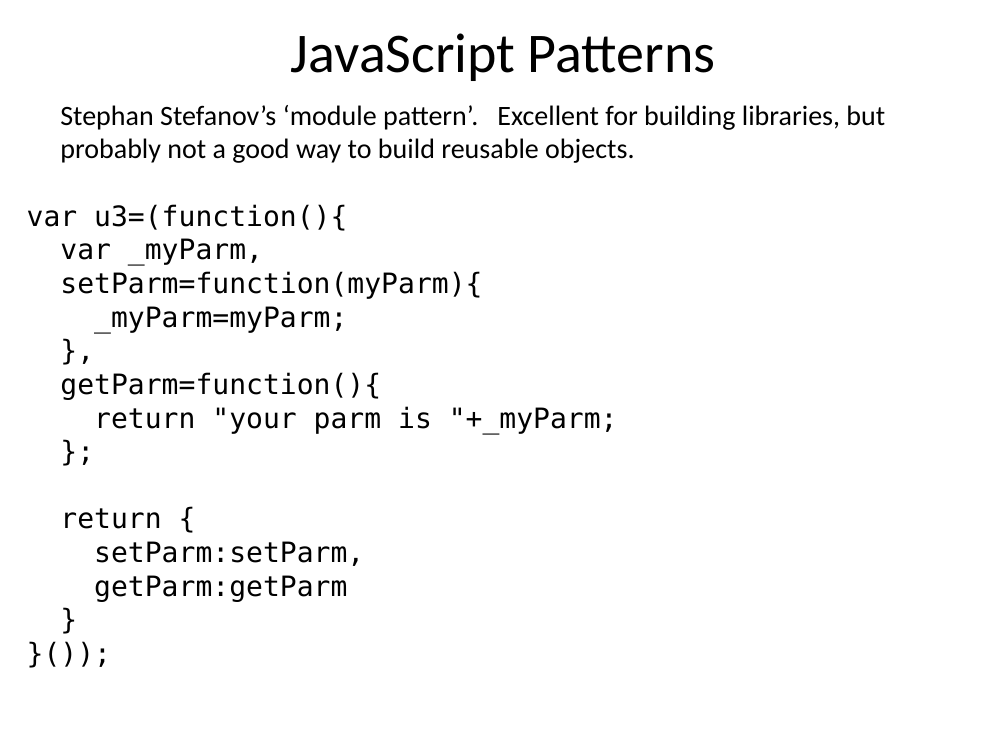
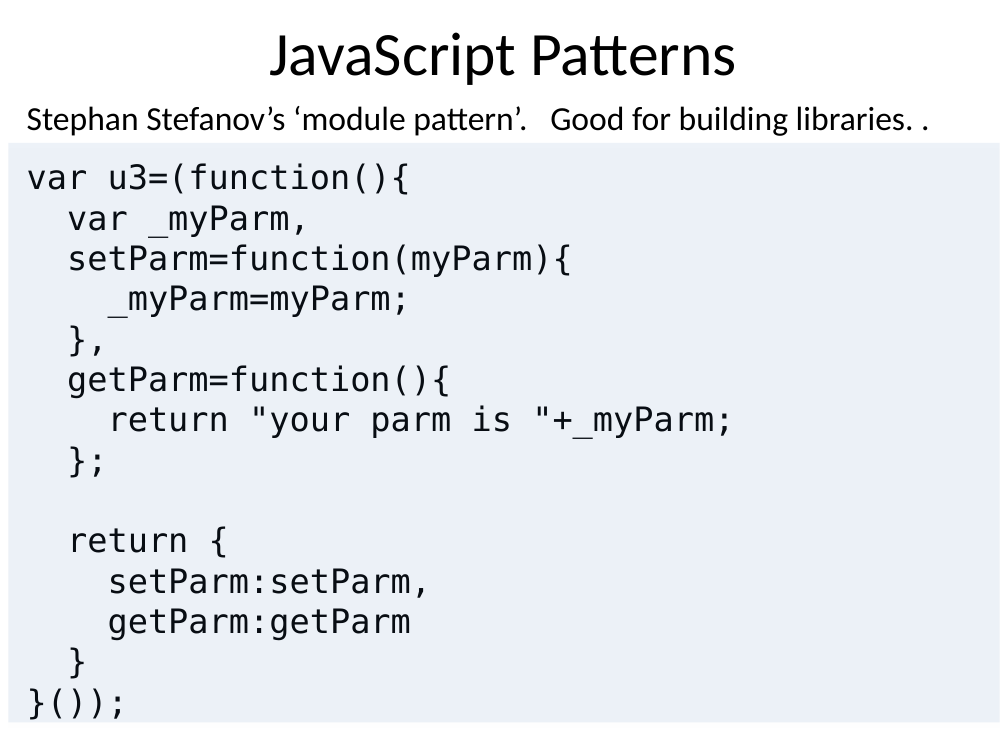
Before and after one commit to benralexander/lv, a slide deck: slide 43 of myD3_latest_c.ppt (slide 33 before the commit). Drawn at 1008x756 pixels with LibreOffice and Linux fonts; fonts in the diff are those of the drawing. Boxes give left, top, right and bottom in pixels: in the first picture for what was removed or moved away, otherwise in the second. Text is boxed around its words. In the diff, an @@ line names an element or a change of style, - is before the commit and + after.

```diff
--- a/myD3_latest_c.ppt
+++ b/myD3_latest_c.ppt
@@ title "JavaScript Patterns" at [269, 32, 736, 85]: size 40 to 44 pt @@
@@ text at [27, 106, 914, 136]: text changed; size 20 to 24 pt @@
-Stephan Stefanov’s ‘module pattern’. Excellent for building libraries, but probably not a good way to build reusable objects.
+Stephan Stefanov’s ‘module pattern’. Good for building libraries. .
@@ rectangle added at [8, 143, 999, 723], fill #4F81BD at 10% opacity @@
@@ text "var u3=(function(){": place and size @@
-text "var u3=(function(){" at [27, 204, 618, 602]
+text "var u3=(function(){" at [27, 163, 734, 640]
@@ text "var u3=(function(){" at [27, 163, 734, 640]: size 20 to 24 pt @@
```
Also in this commit, not shown: 32 other slides changed, 9 slides added, 3 slides removed, 7 other files.
